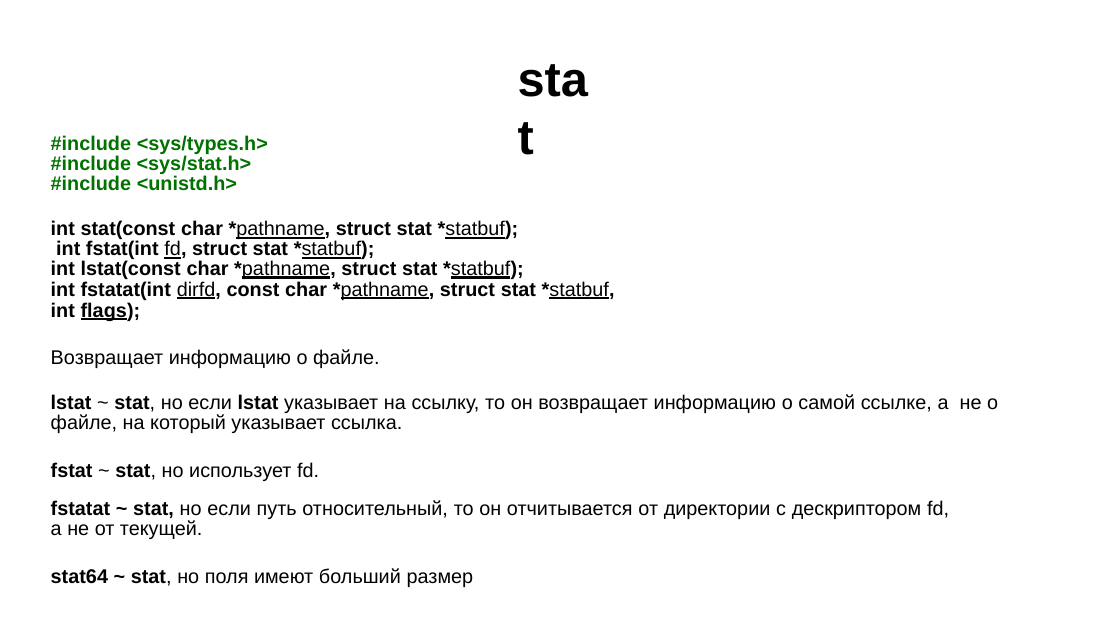
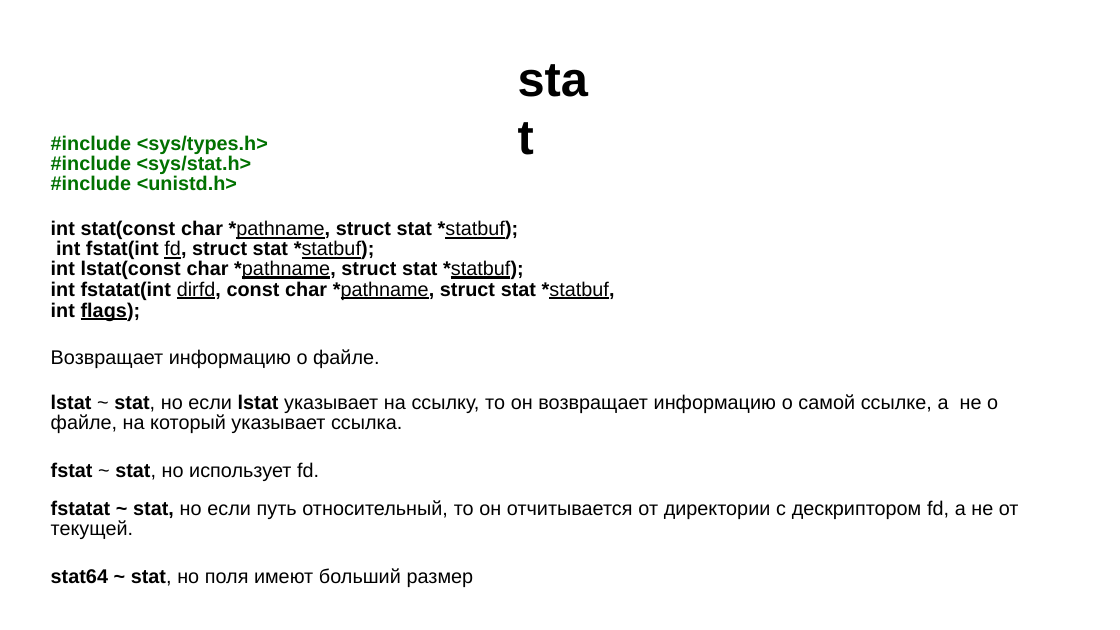
Before and after one commit to kostya2709/CAOS_seminars, a slide deck: slide 9 of sem_3_file_system/presentations/caos_3.pptx. Drawn at 1120x630 pixels with LibreOffice and Linux fonts; fonts in the diff are those of the drawing. Boxes give left, top, right and bottom in pixels: in the first picture for what was removed or moved away, otherwise in the second. Text is boxed around its words. In the diff, an @@ line names an element or a change of style, - is before the commit and + after.

```diff
--- a/sem_3_file_system/presentations/caos_3.pptx
+++ b/sem_3_file_system/presentations/caos_3.pptx
@@ text at (51,500,1019,539): text changed @@
-fstatat ~ stat, но если путь относительный, то он отчитывается от директории с дескриптором fd,
-а не от текущей.
+fstatat ~ stat, но если путь относительный, то он отчитывается от директории с дескриптором fd, а не от текущей.
```
Also in this commit, not shown: 5 other slides changed, 40 other files.
